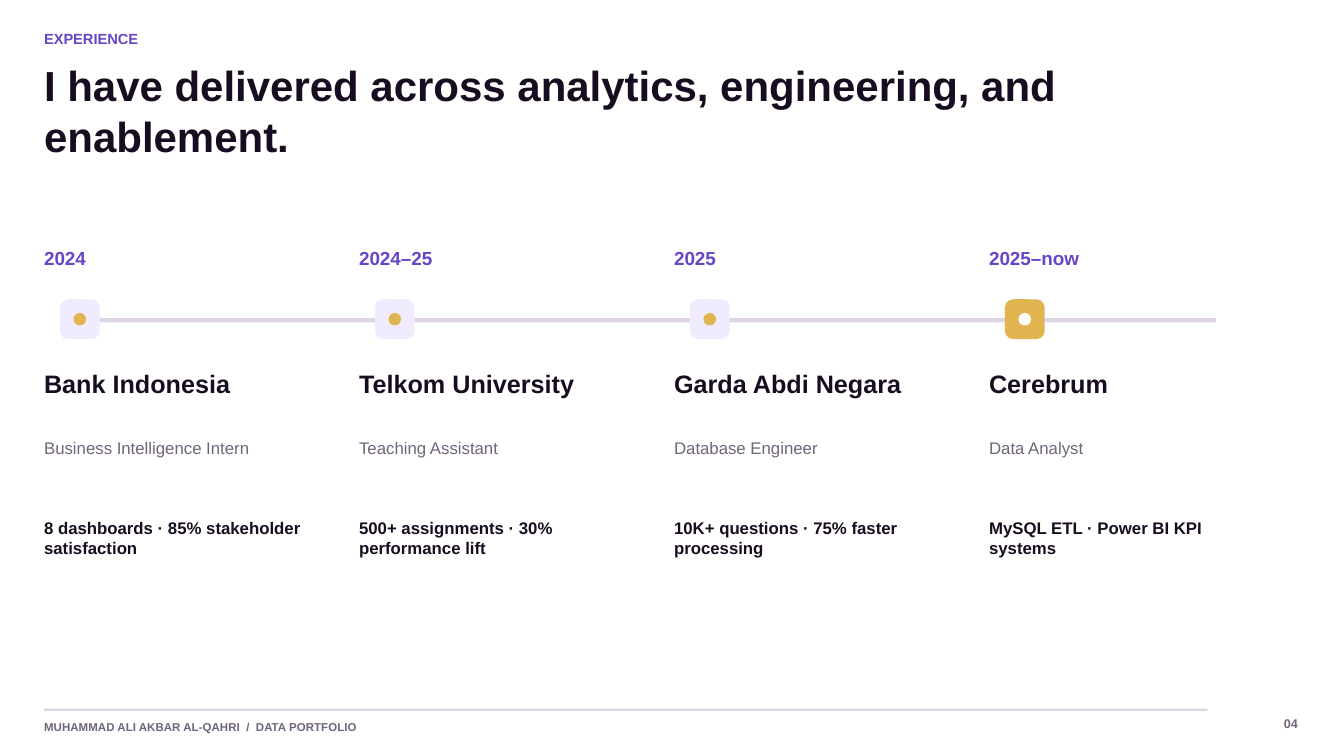
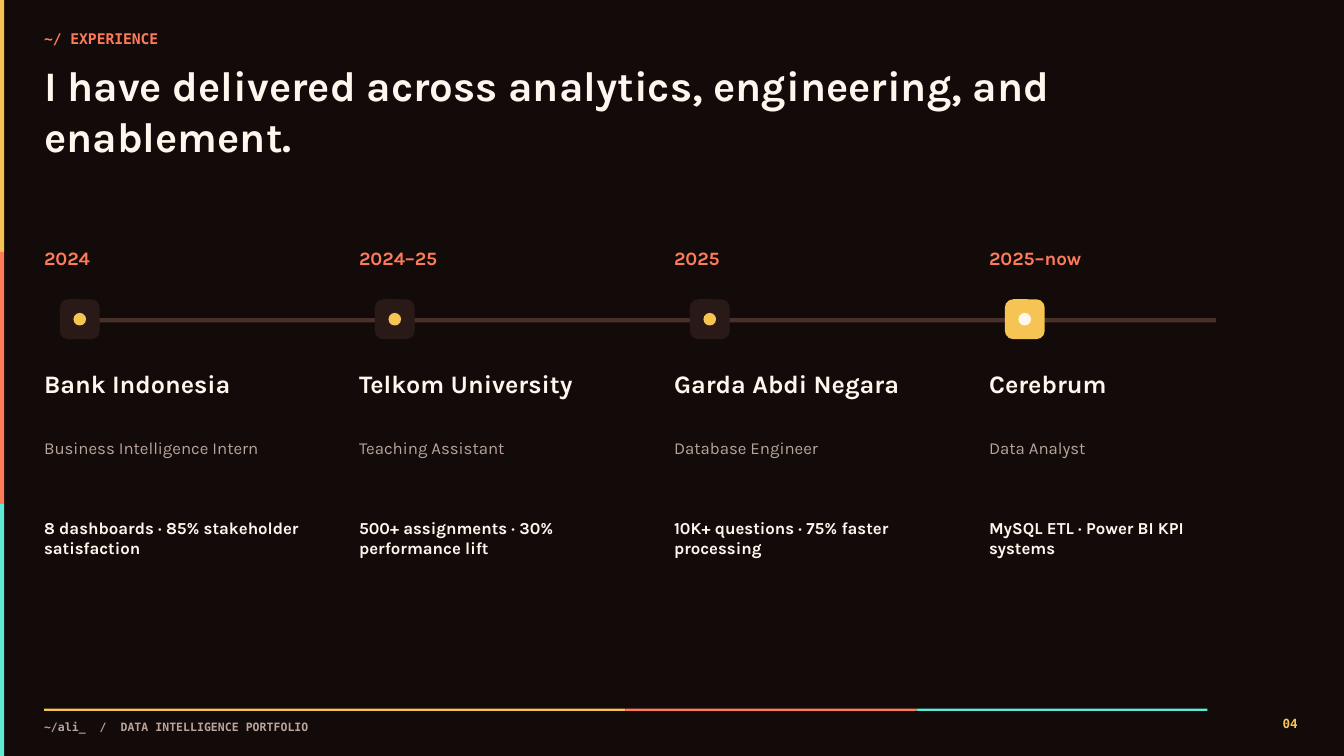
Before and after one commit to akbaralqahri/portofolio, a slide deck: slide 4 of outputs/Muhammad_Ali_Akbar_Al-Qahri_Portfolio.pptx. Drawn at 1344x756 pixels with LibreOffice and Linux fonts; fonts in the diff are those of the drawing. Boxes give left, top, right and bottom in pixels: in the first picture for what was removed or moved away, otherwise in the second. Text is boxed around its words. In the diff, an @@ line names an element or a change of style, - is before the commit and + after.

```diff
--- a/outputs/Muhammad_Ali_Akbar_Al-Qahri_Portfolio.pptx
+++ b/outputs/Muhammad_Ali_Akbar_Al-Qahri_Portfolio.pptx
@@ rectangle added at [0,0,1344,756], fill #120B0A @@
@@ rectangle added at [0,0,4,252], fill #F6C453 @@
@@ text at [70,33,158,44]: text changed; font Arial to DejaVu Sans Mono; text colour #6845C6 to #FF7A59 @@
-EXPERIENCE
+~/ EXPERIENCE
@@ rectangle added at [0,252,4,504], fill #FF7A59 @@
@@ font Arial to Karla, text colour #6845C6 to #FF7A59 in 4 elements at [44,252,90,266], [359,252,437,266], [674,252,720,266], [989,252,1081,266] @@
@@ fill #F1EBFF to #2A1A17 in 3 elements at [59,299,100,340], [375,299,415,340], [690,299,730,340] @@
@@ fill #E0B44F to #F6C453 in 4 elements at [74,313,86,325], [388,313,400,325], [704,313,716,325], [1005,299,1046,340] @@
@@ rectangle at [82,319,1216,323]: fill #DED4E6 to #49302A @@
@@ rounded rectangle at [1018,313,1030,325]: fill #FFFFFF to #FFF7ED @@
@@ font Arial to Karla, text colour #70647A to #B9A59B in 4 elements at [44,442,258,458], [359,442,504,458], [674,442,817,458], [989,442,1086,458] @@
@@ rectangle added at [0,504,4,756], fill #5EEAD4 @@
@@ font Arial to Karla, text colour #180D20 to #FFF7ED in 9 elements at [44,71,1050,153], [44,375,230,394], [44,522,299,555], [359,375,573,400], [359,522,553,558], [674,375,899,400], [674,522,889,559], [989,375,1107,394], [989,523,1184,559] @@
@@ rectangle removed at [44,709,1208,711] @@
@@ rectangle added at [44,709,626,711], fill #F6C453 @@
@@ rectangle added at [626,709,918,711], fill #FF7A59 @@
@@ rectangle added at [917,709,1208,711], fill #5EEAD4 @@
@@ text "04" at [1283,718,1298,728]: font Arial to DejaVu Sans Mono, text colour #70647A to #F6C453 @@
@@ text at [44,722,309,734]: text changed; font Arial to DejaVu Sans Mono; text colour #70647A to #B9A59B @@
-MUHAMMAD ALI AKBAR AL-QAHRI / DATA PORTFOLIO
+~/ali_ / DATA INTELLIGENCE PORTFOLIO
```
Also in this commit, not shown: 10 other slides changed, 4 other files.
